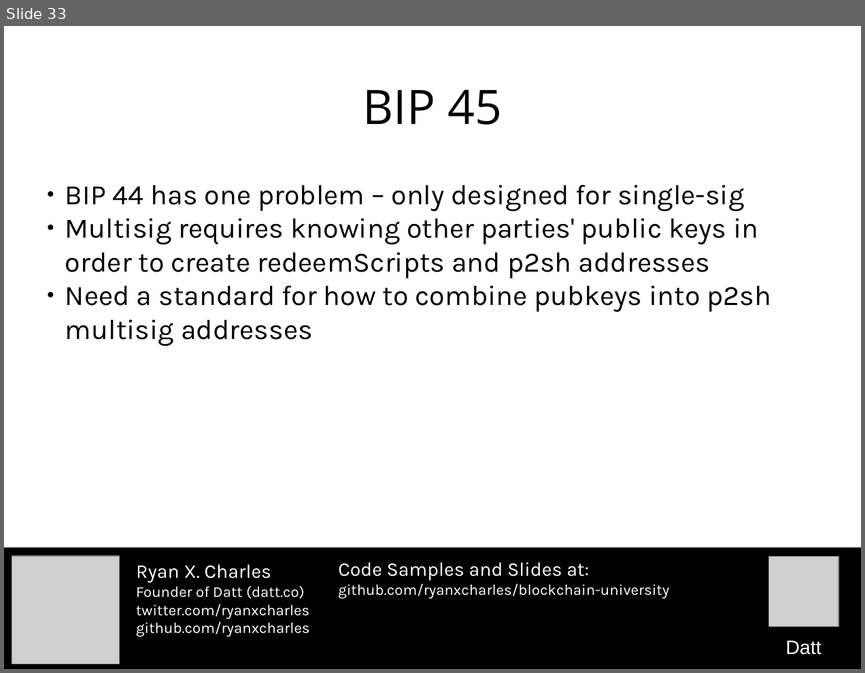
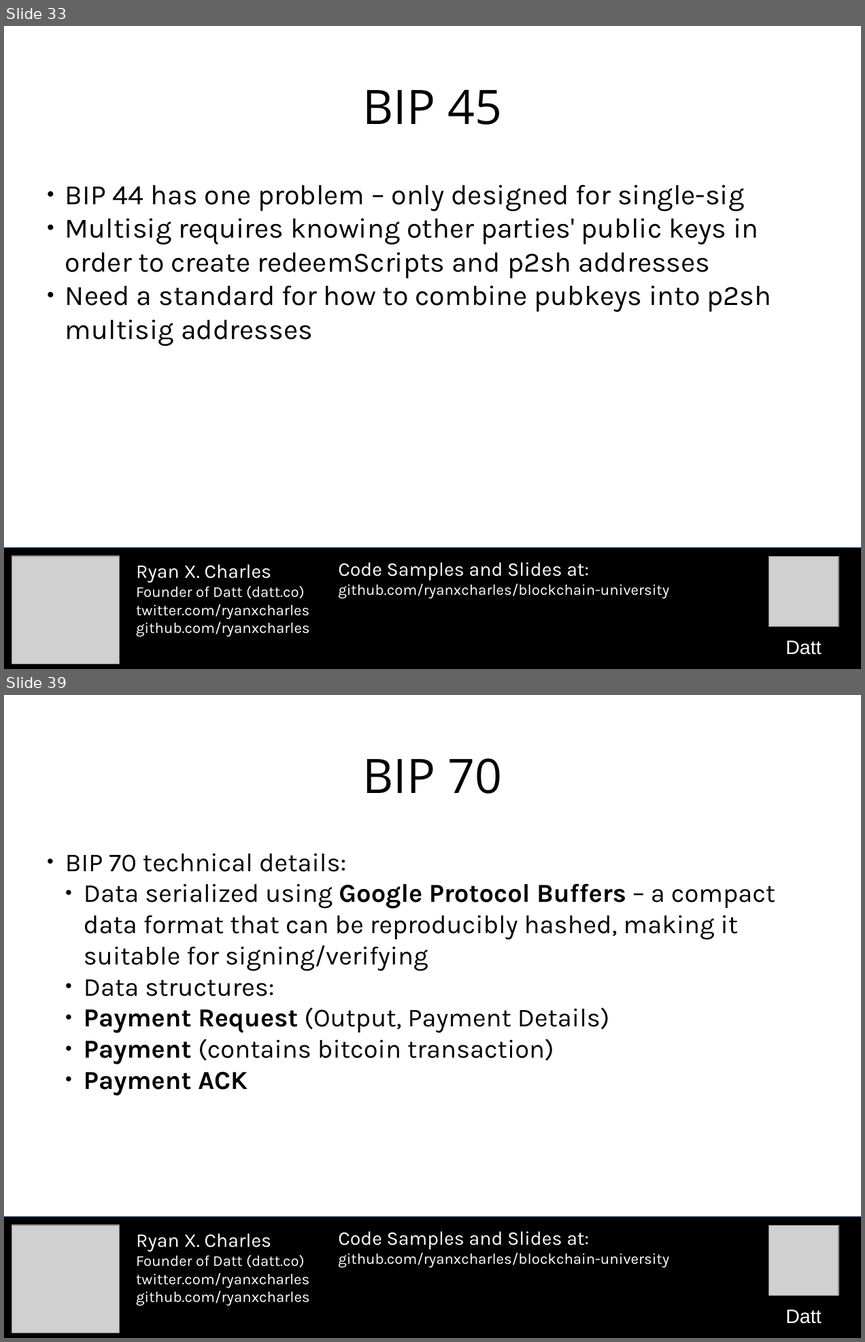
Before and after one commit to camelash/blockchain-university, a slide deck: slides/2015-10-28-important-bips.odp. Shown one above the other, each under a label of ours: slide 33 before the commit, slides 33 and 39 after it; the slides between them are not shown. The pictures are 865x673 and 865x1342 pixels, drawn with LibreOffice and Linux fonts; fonts in the diff are those of the drawing; grey boxes stand for pictures. Boxes give left, top, right and bottom in pixels: in the first picture for what was removed or moved away, otherwise in the second. Text is boxed around its words. In the diff, an @@ line names an element or a change of style, - is before the commit and + after.

```diff
--- a/slides/2015-10-28-important-bips.odp
+++ b/slides/2015-10-28-important-bips.odp
@@ slide 39 added at bbox=[4, 695, 861, 1338], background #FFFFFF @@
@@ title added at bbox=[362, 758, 502, 794], 44 pt, text #000000 @@
+BIP 70
@@ subtitle added at bbox=[65, 853, 775, 1096], 24 pt, text #000000 @@
+● BIP 70 technical details:
+  ● Data serialized using Google Protocol Buffers – a compact data format that can be reproducibly hashed, making it suitable for signing/verifying
+  ● Data structures:
+  ● Payment Request (Output, Payment Details)
+  ● Payment (contains bitcoin transaction)
+  ● Payment ACK
@@ rectangle added at bbox=[4, 1217, 861, 1338], fill #000000, outline #3465A4 0 pt @@
@@ picture added at bbox=[11, 1225, 120, 1333] @@
@@ text added at bbox=[136, 1233, 310, 1306], 14 pt, text #FFFFFF @@
+Ryan X. Charles
+Founder of Datt (datt.co)
+twitter.com/ryanxcharles
+github.com/ryanxcharles
@@ text added at bbox=[338, 1231, 669, 1268], 14 pt, text #FFFFFF @@
+Code Samples and Slides at:
+github.com/ryanxcharles/blockchain-university
@@ picture added at bbox=[769, 1225, 839, 1295] @@
@@ text added at bbox=[785, 1309, 821, 1323], 18 pt, text #FFFFFF @@
+Datt
```
Also in this commit, not shown: 17 other slides added, 1 other file.
